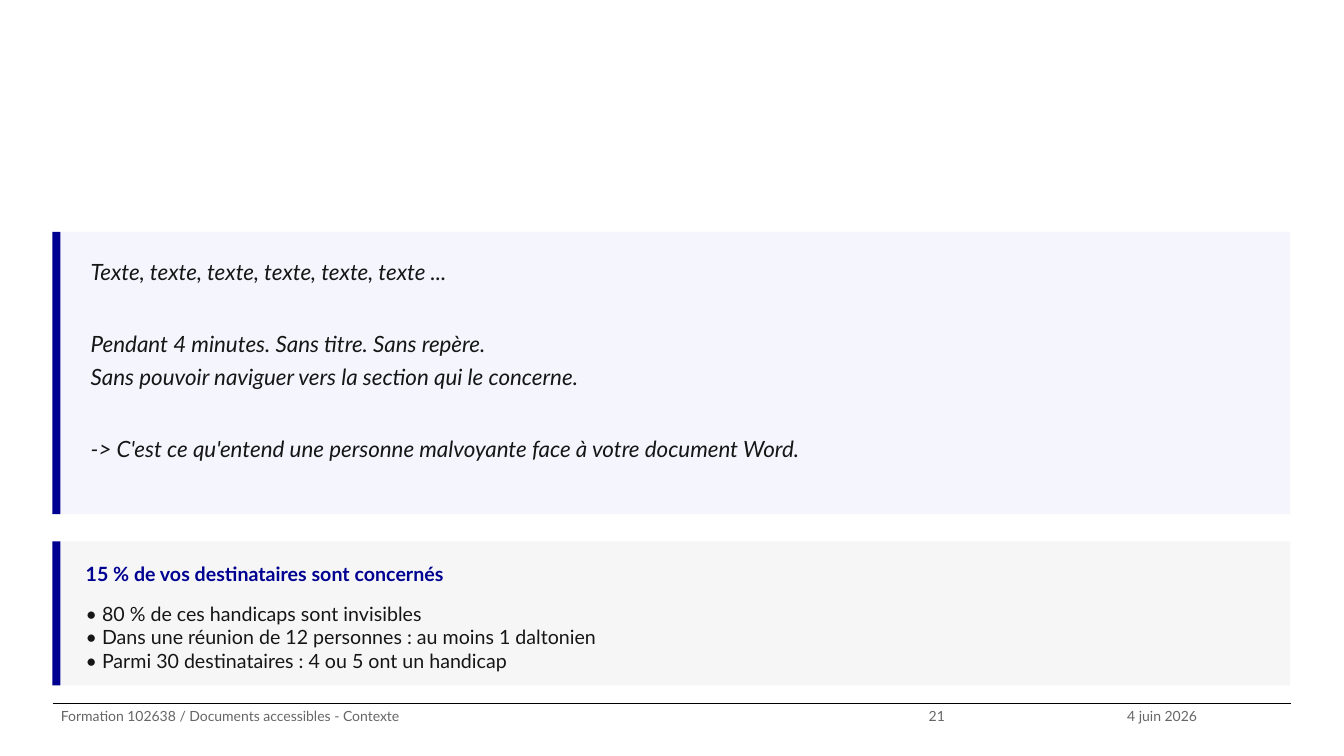
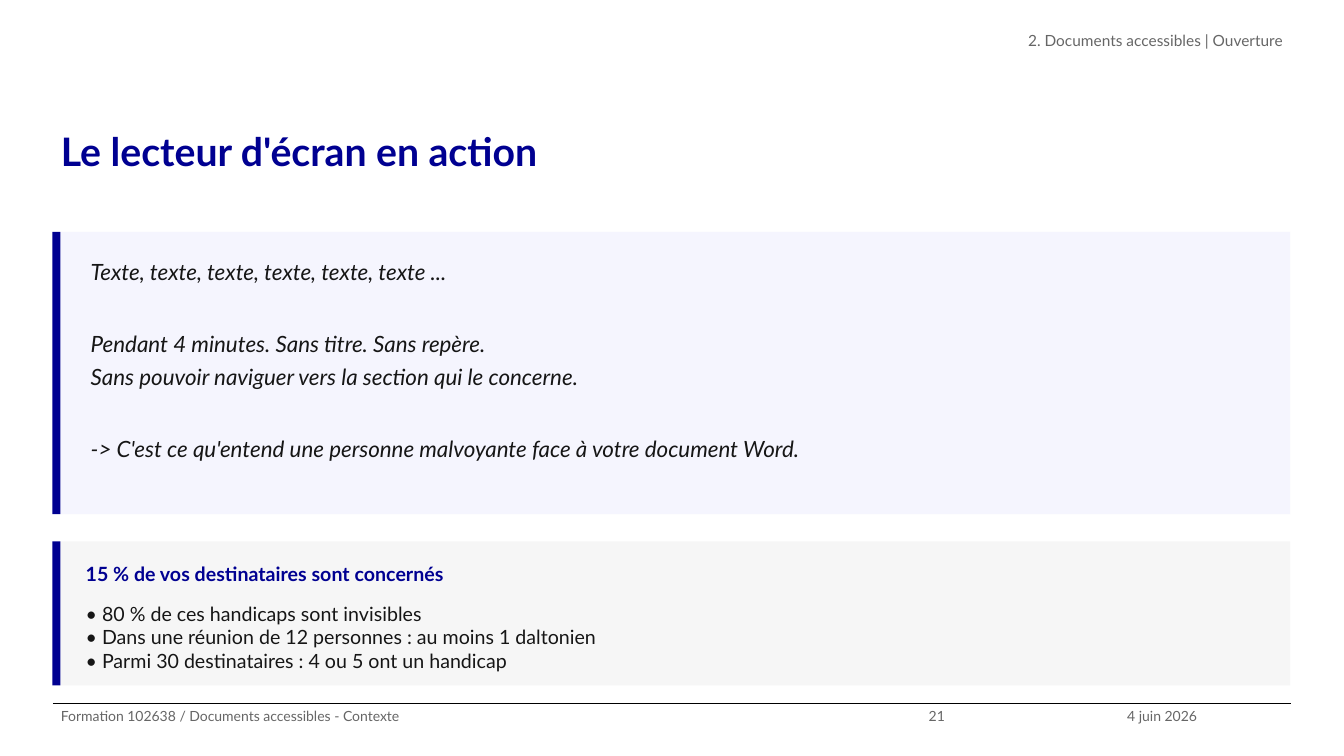
Before and after one commit to alexandra-guiderdoni/usine-fabrication-igpde-102846-ay11, a slide deck: slide 21 of formation-102638-juin-2026.pptx. Drawn at 1344x756 pixels with LibreOffice and Linux fonts; fonts in the diff are those of the drawing; background and template pictures are left out. Boxes give left, top, right and bottom in pixels: in the first picture for what was removed or moved away, otherwise in the second. Text is boxed around its words. In the diff, an @@ line names an element or a change of style, - is before the commit and + after.

```diff
--- a/formation-102638-juin-2026.pptx
+++ b/formation-102638-juin-2026.pptx
@@ text added at <box>1028,34,1283,46</box>, 11 pt, text #666666 @@
+2. Documents accessibles | Ouverture
@@ title "Le lecteur d'écran en action": place and size @@
-title "Le lecteur d'écran en action" at <box>60,279,454,331</box>
+title "Le lecteur d'écran en action" at <box>61,137,538,167</box>
@@ title "Le lecteur d'écran en action" at <box>61,137,538,167</box>: size 36 to 28 pt @@
```
Also in this commit, not shown: 9 other slides changed, 10 other files.
